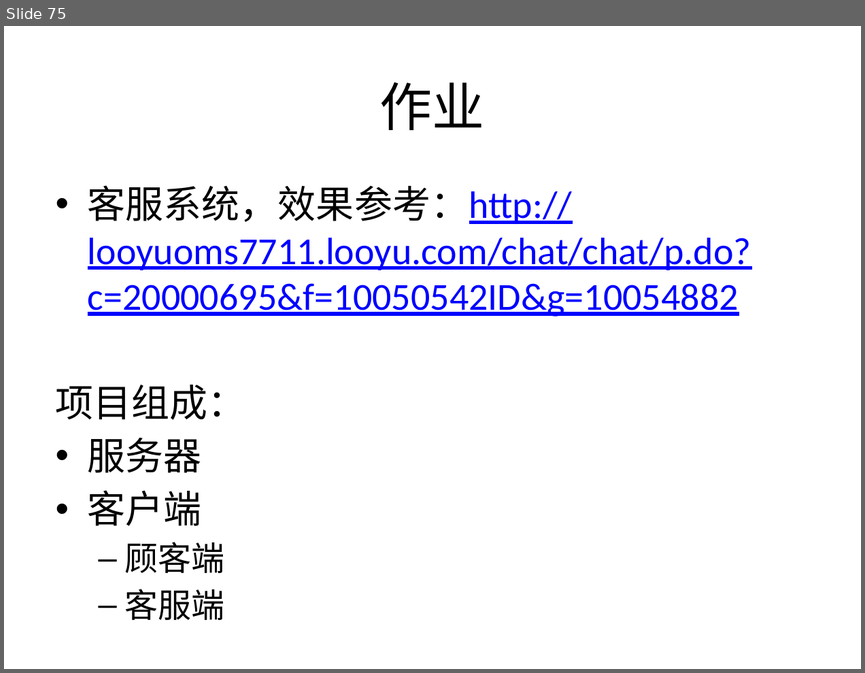
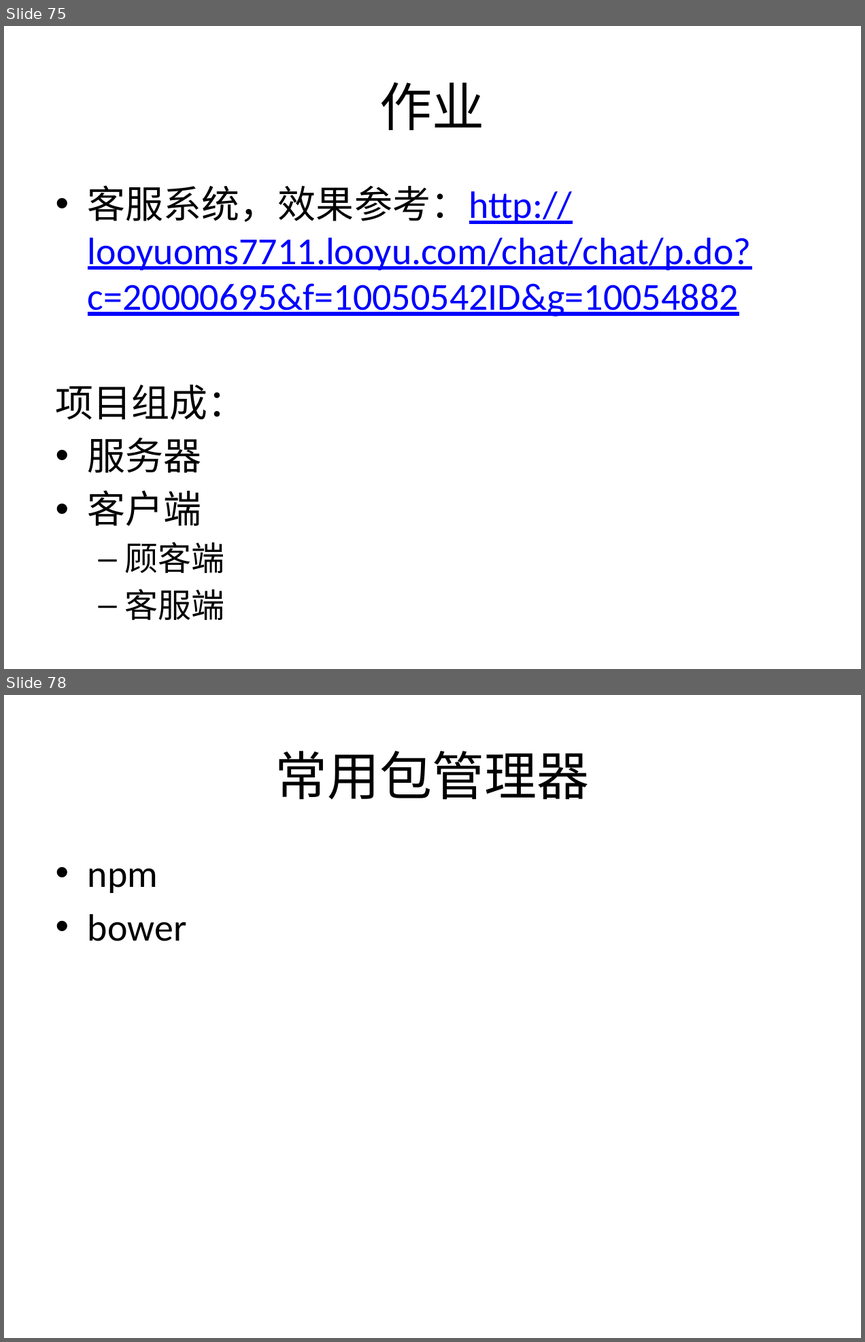
Before and after one commit to plter/HTML5Course20160612, a slide deck: Web前端教学记录.pptx. Shown one above the other, each under a label of ours: slide 75 before the commit, slides 75 and 78 after it; the slides between them are not shown. The pictures are 865x673 and 865x1342 pixels, drawn with LibreOffice and Linux fonts; fonts in the diff are those of the drawing. Boxes give left, top, right and bottom in pixels: in the first picture for what was removed or moved away, otherwise in the second. Text is boxed around its words. In the diff, an @@ line names an element or a change of style, - is before the commit and + after.

```diff
--- a/Web前端教学记录.pptx
+++ b/Web前端教学记录.pptx
@@ slide 78 added at (x1=4, y1=695, x2=861, y2=1338), background #FFFFFF @@
@@ title added at (x1=275, y1=751, x2=589, y2=800), 44 pt, text #000000 @@
+常用包管理器
@@ text added at (x1=88, y1=868, x2=187, y2=941), 32 pt, text #000000 @@
+• npm
+• bower
```
Also in this commit, not shown: 2 slides changed, 2 other slides added, 27 other files.
